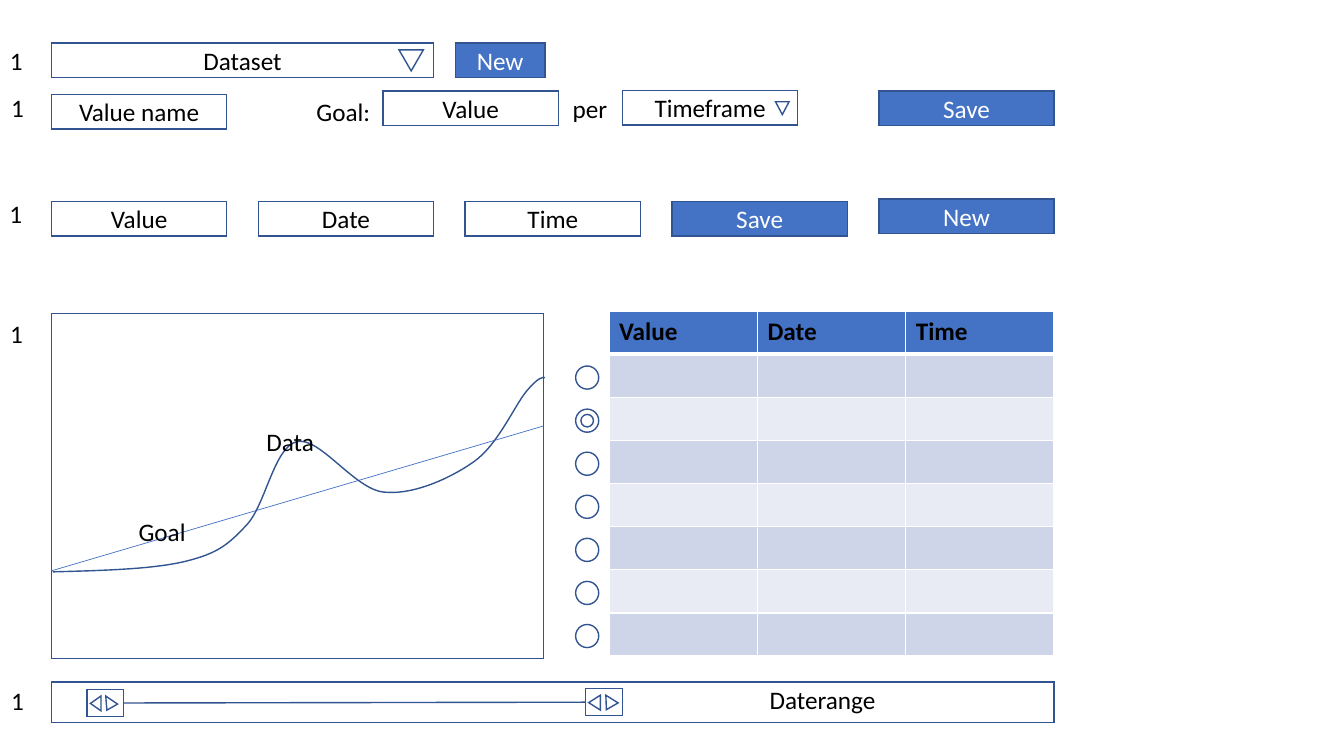
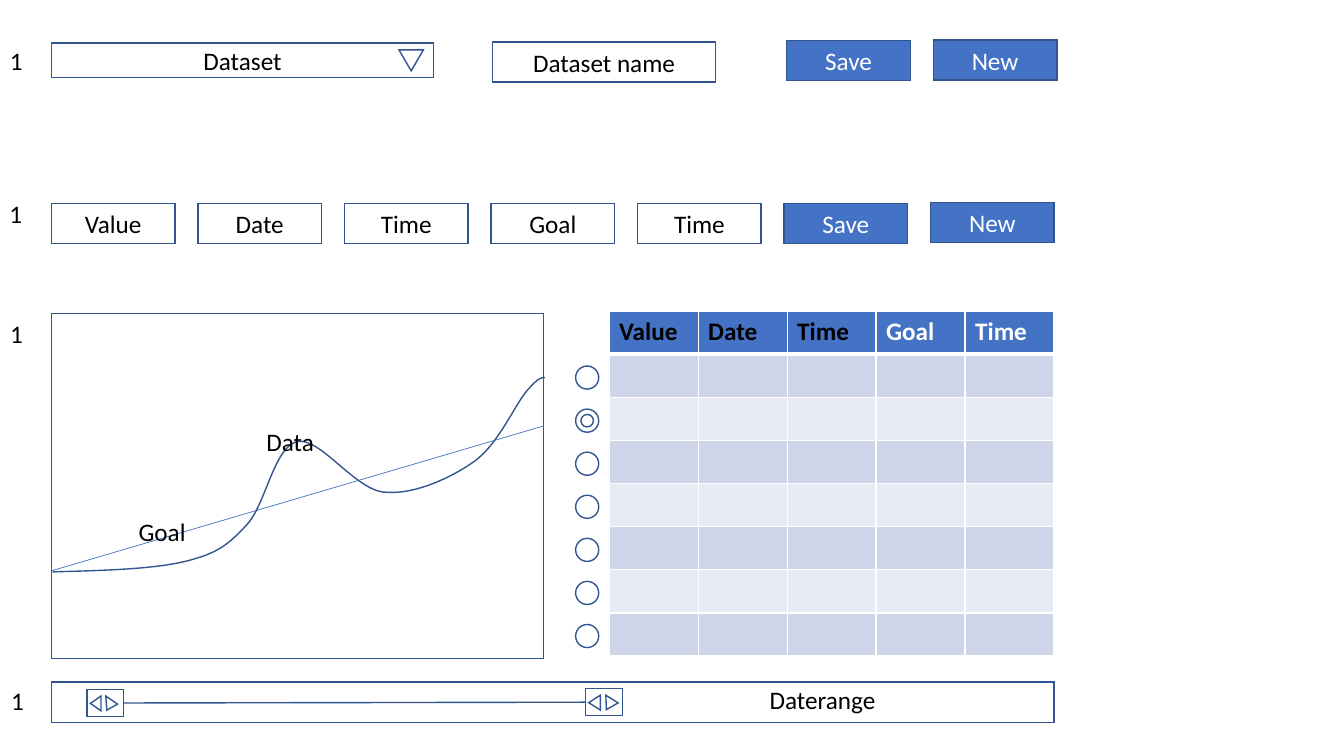
Before and after one commit to Zuvr/DashDashboard, a slide deck: slide 1 of UI.pptx. Drawn at 1344x756 pixels with LibreOffice and Linux fonts; fonts in the diff are those of the drawing. Boxes give left, top, right and bottom in pixels: in the first picture for what was removed or moved away, otherwise in the second. Text is boxed around its words. In the diff, an @@ line names an element or a change of style, - is before the commit and + after.

Commit message:
Changed and completed dataset functionality

```diff
--- a/UI.pptx
+++ b/UI.pptx
@@ rectangle added at box(493, 42, 716, 83), outline #325491 1 pt, 18 pt, text #000000 @@
+Dataset name
@@ rectangle "Save": place and size @@
-rectangle "Save" at box(879, 91, 1055, 125)
+rectangle "Save" at box(787, 40, 911, 81)
@@ rectangle "New": place and size @@
-rectangle "New" at box(456, 43, 545, 78)
+rectangle "New" at box(934, 40, 1058, 81)
@@ text removed at box(11, 100, 24, 117) @@
-1
@@ rectangle removed at box(51, 95, 227, 129) @@
-Value name
@@ rectangle removed at box(383, 91, 559, 125) @@
-Value
@@ text removed at box(573, 105, 607, 122) @@
-per
@@ rectangle removed at box(622, 91, 798, 125) @@
-Timeframe
@@ triangle removed at box(775, 102, 788, 115) @@
@@ rectangle "Value": place and size @@
-rectangle "Value" at box(51, 202, 227, 236)
+rectangle "Value" at box(51, 204, 175, 244)
@@ rectangle "Date": place and size @@
-rectangle "Date" at box(258, 202, 434, 236)
+rectangle "Date" at box(198, 204, 322, 244)
@@ rectangle "Time": place and size @@
-rectangle "Time" at box(465, 202, 640, 236)
+rectangle "Time" at box(345, 204, 469, 244)
@@ rectangle "Goal": place and size @@
-rectangle "Goal" at box(316, 103, 370, 121)
+rectangle "Goal" at box(491, 204, 615, 244)
@@ rectangle "Goal" at box(491, 204, 615, 244): vertical alignment top to middle; outline none to #325491 1 pt @@
@@ rectangle added at box(638, 204, 762, 244), outline #325491 1 pt, 18 pt, text #000000 @@
+Time
@@ rectangle "Save": place and size @@
-rectangle "Save" at box(673, 202, 848, 236)
+rectangle "Save" at box(784, 204, 908, 244)
@@ rectangle "New": place and size @@
-rectangle "New" at box(879, 199, 1055, 233)
+rectangle "New" at box(931, 203, 1055, 243)
@@ text in rectangle at box(529, 215, 576, 233): text changed @@
-Goal:
+Goal
@@ table at box(609, 312, 1053, 656) @@
+column 4: Goal |  |  |  |  |  |  | 
+column 5: Time |  |  |  |  |  |  | 
```
Also in this commit, not shown: 4 other files.
